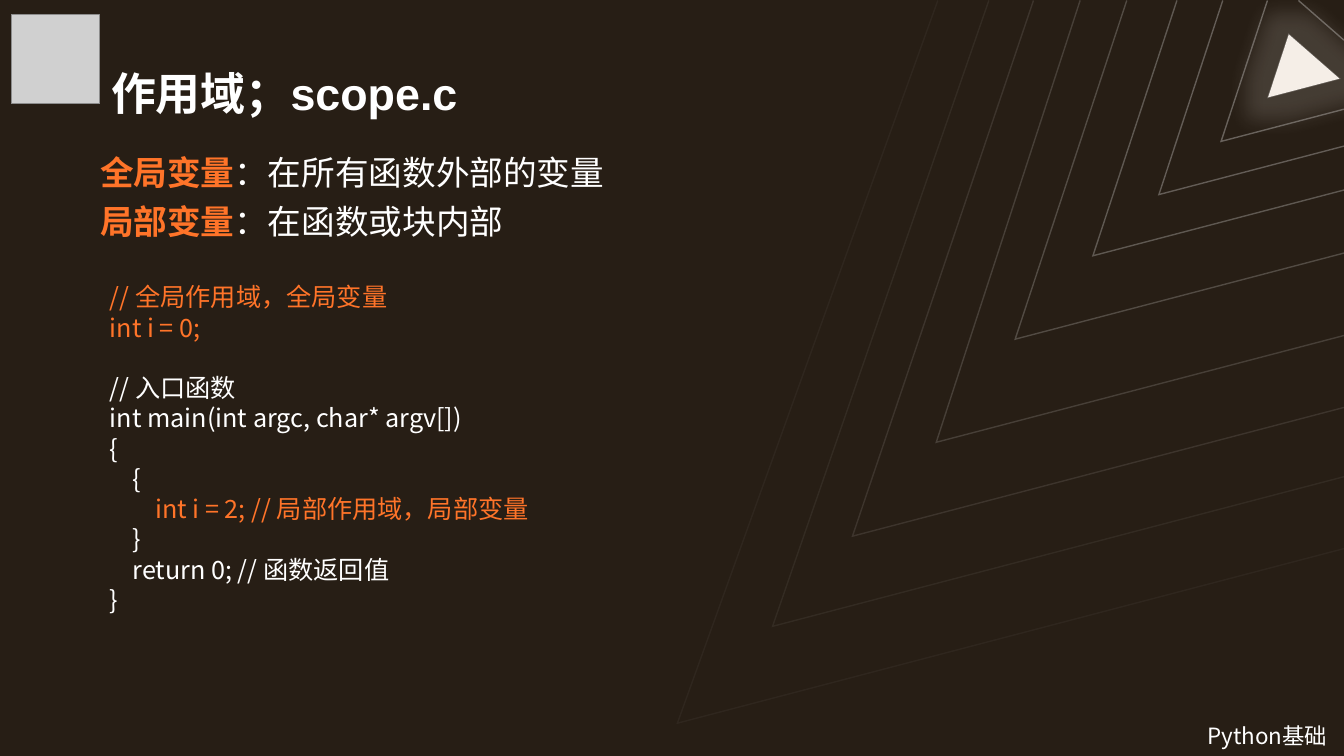
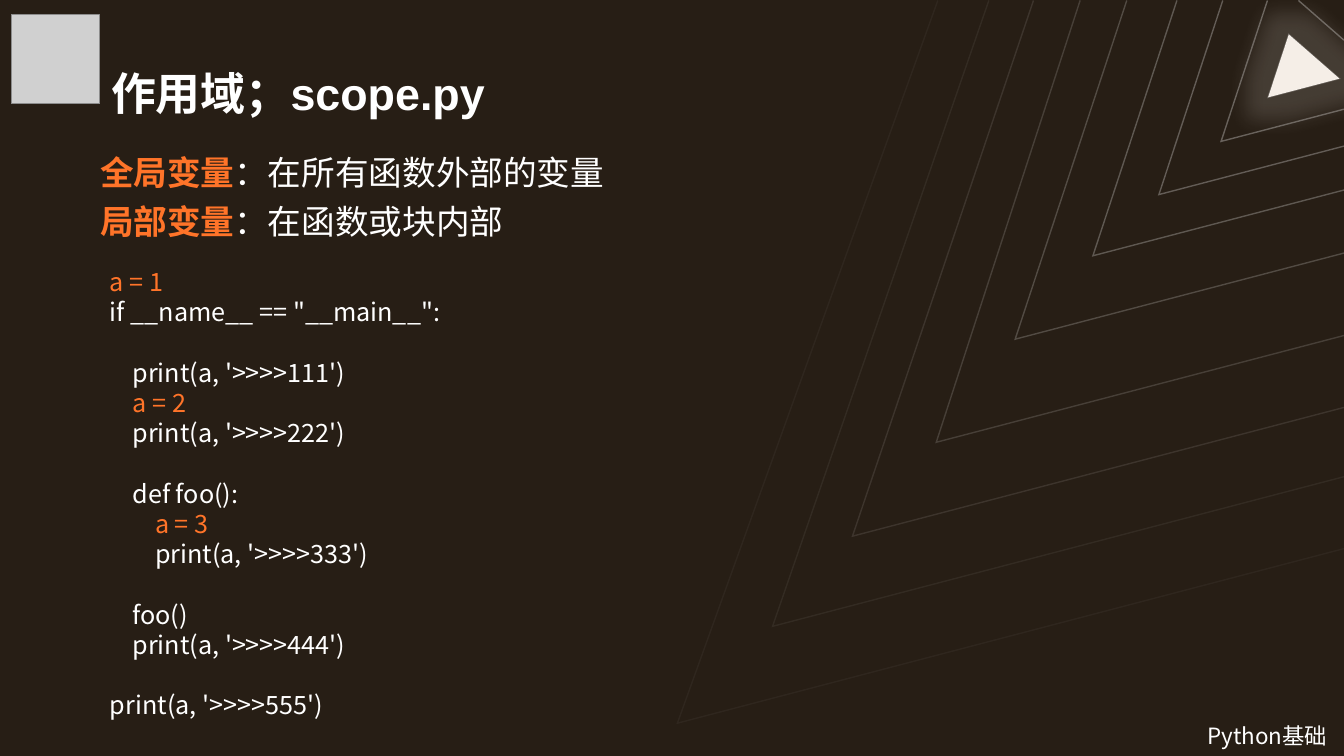
Before and after one commit to Wannerfi/CodingCourse, a slide deck: slide 12 of 5Python基础.pptx (slide 11 before the commit). Drawn at 1344x756 pixels with LibreOffice and Linux fonts; fonts in the diff are those of the drawing; grey boxes stand for pictures. Boxes give left, top, right and bottom in pixels: in the first picture for what was removed or moved away, otherwise in the second. Text is boxed around its words. In the diff, an @@ line names an element or a change of style, - is before the commit and + after.

```diff
--- a/5Python基础.pptx
+++ b/5Python基础.pptx
@@ title at <box>111,72,485,120</box>: text changed @@
-作用域；scope.c
+作用域；scope.py
@@ text removed at <box>110,284,529,584</box> @@
-// 全局作用域，全局变量
-int i = 0;
-// 入口函数
-int main(int argc, char* argv[])
-{
-{
-int i = 2; // 局部作用域，局部变量
-}
-return 0; // 函数返回值
-}
@@ text added at <box>110,273,440,720</box>, 18 pt, text #FFFFFF @@
+a = 1
+if __name__ == "__main__":
+print(a, '>>>>111')
+a = 2
+print(a, '>>>>222')
+def foo():
+a = 3
+print(a, '>>>>333')
+foo()
+print(a, '>>>>444')
+print(a, '>>>>555')
```
Also in this commit, not shown: 7 other slides changed, 11 slides added, 5 slides removed, 13 other files.
